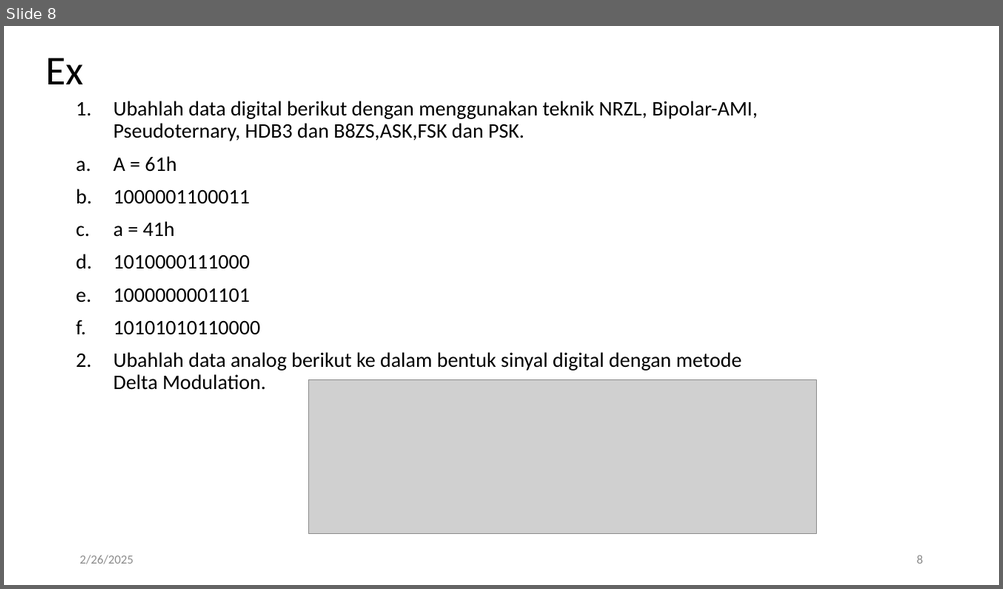
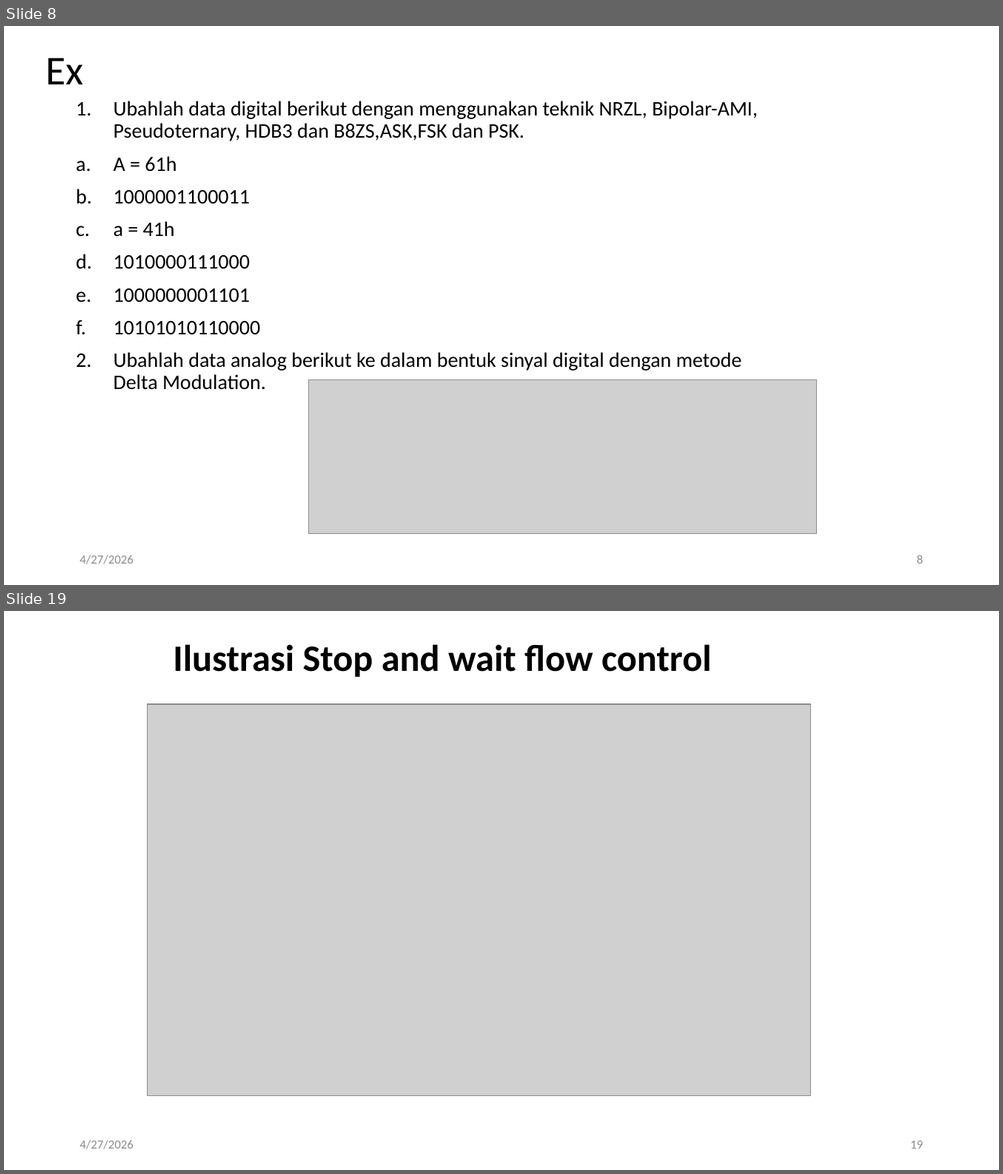
Before and after one commit to amelcharolinesgn2/DataNetCommunication, a slide deck: 6_5Network Communication_Multiplexing.pptx. Shown one above the other, each under a label of ours: slide 8 before the commit, slides 8 and 19 after it; the slides between them are not shown. The pictures are 1003x589 and 1003x1174 pixels, drawn with LibreOffice and Linux fonts; fonts in the diff are those of the drawing; grey boxes stand for pictures. Boxes give left, top, right and bottom in pixels: in the first picture for what was removed or moved away, otherwise in the second. Text is boxed around its words. In the diff, an @@ line names an element or a change of style, - is before the commit and + after.

```diff
--- a/6_5Network Communication_Multiplexing.pptx
+++ b/6_5Network Communication_Multiplexing.pptx
@@ slide 19 added at (4, 611, 999, 1170), background #FFFFFF @@
@@ title added at (173, 644, 711, 677), 36 pt, text #000000, bold @@
+Ilustrasi Stop and wait flow control
@@ picture added at (148, 704, 811, 1096) @@
@@ text added at (79, 1140, 133, 1150), 12 pt, text #8C8C8C @@
+4/27/2026
@@ page number added at (910, 1141, 922, 1149), 12 pt, text #8C8C8C @@
+19
@@ slide 8 changed as well @@
@@ text at (79, 555, 133, 565): text changed @@
-2/26/2025
+4/27/2026
```
Also in this commit, not shown: 6 other slides changed, 38 other slides added.
